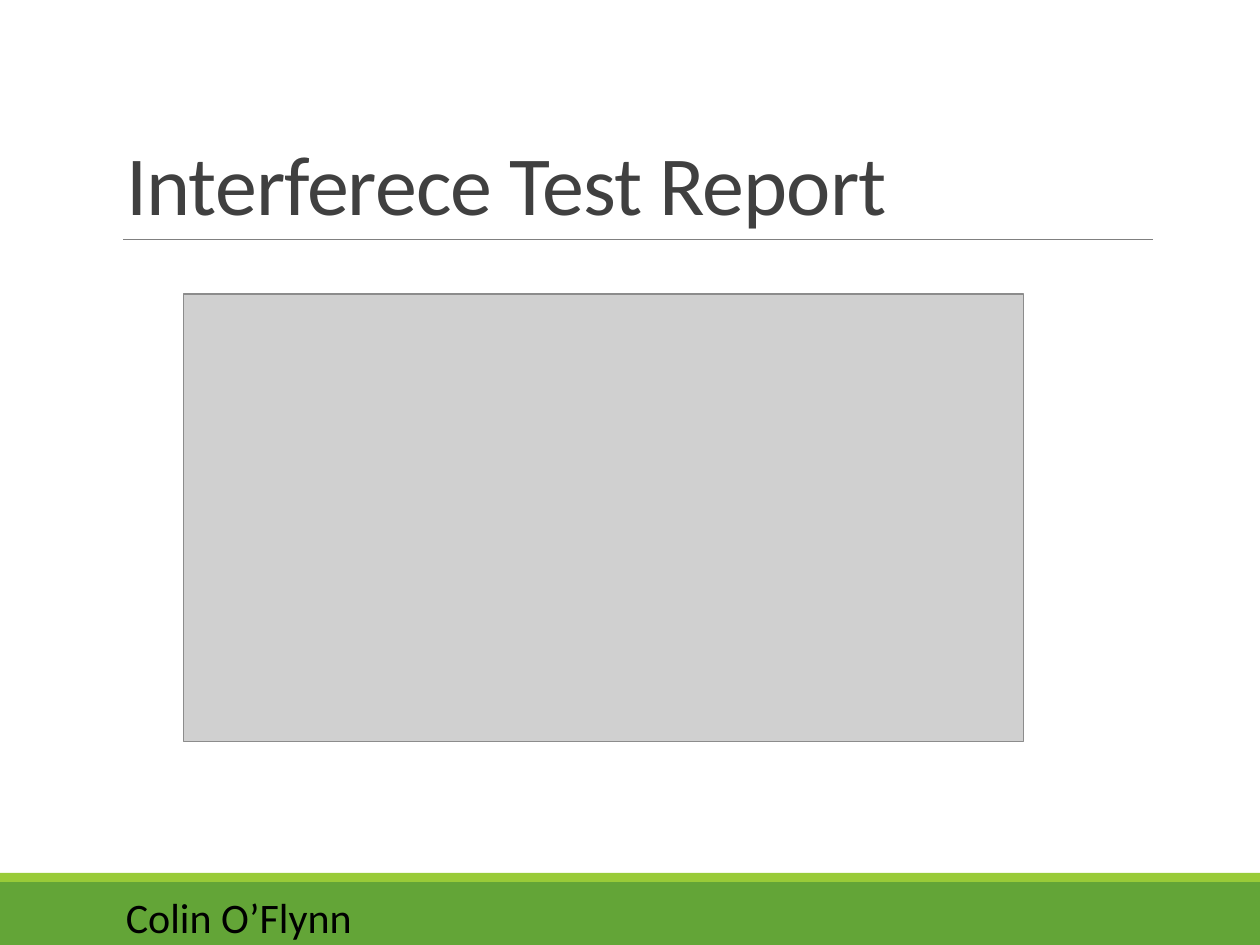
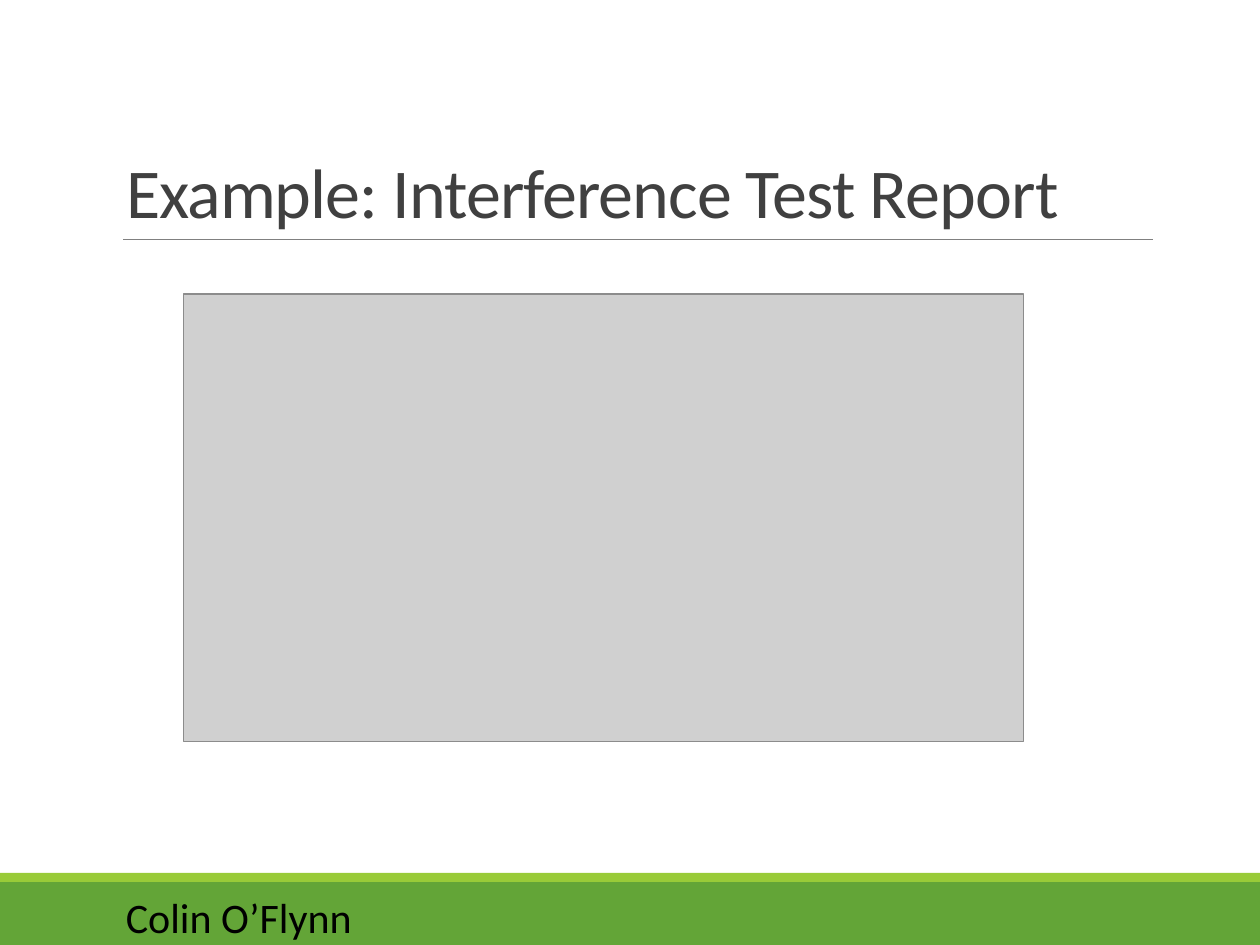
Before and after one commit to colinoflynn/eced3901, a slide deck: slide 38 of 2015/Lectures/ECED 3901 - 03 - Project Managment.pptx (slide 31 before the commit). Drawn at 1260x945 pixels with LibreOffice and Linux fonts; fonts in the diff are those of the drawing; grey boxes stand for pictures. Boxes give left, top, right and bottom in pixels: in the first picture for what was removed or moved away, otherwise in the second. Text is boxed around its words. In the diff, an @@ line names an element or a change of style, - is before the commit and + after.

```diff
--- a/2015/Lectures/ECED 3901 - 03 - Project Managment.pptx
+++ b/2015/Lectures/ECED 3901 - 03 - Project Managment.pptx
@@ title at (126,169,1058,230): text changed; size 48 to 40 pt @@
-Interferece Test Report
+Example: Interference Test Report
```
Also in this commit, not shown: 3 other slides changed, 9 slides added, 1 other file.
